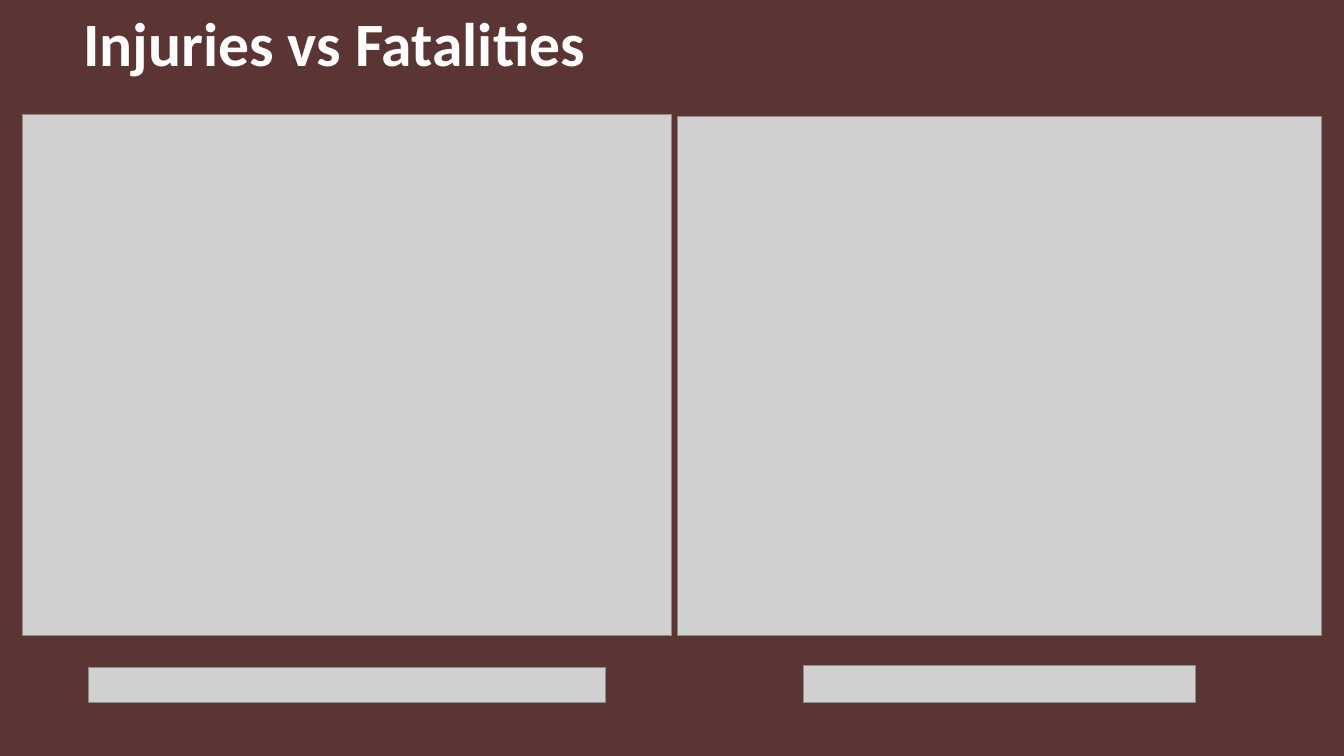
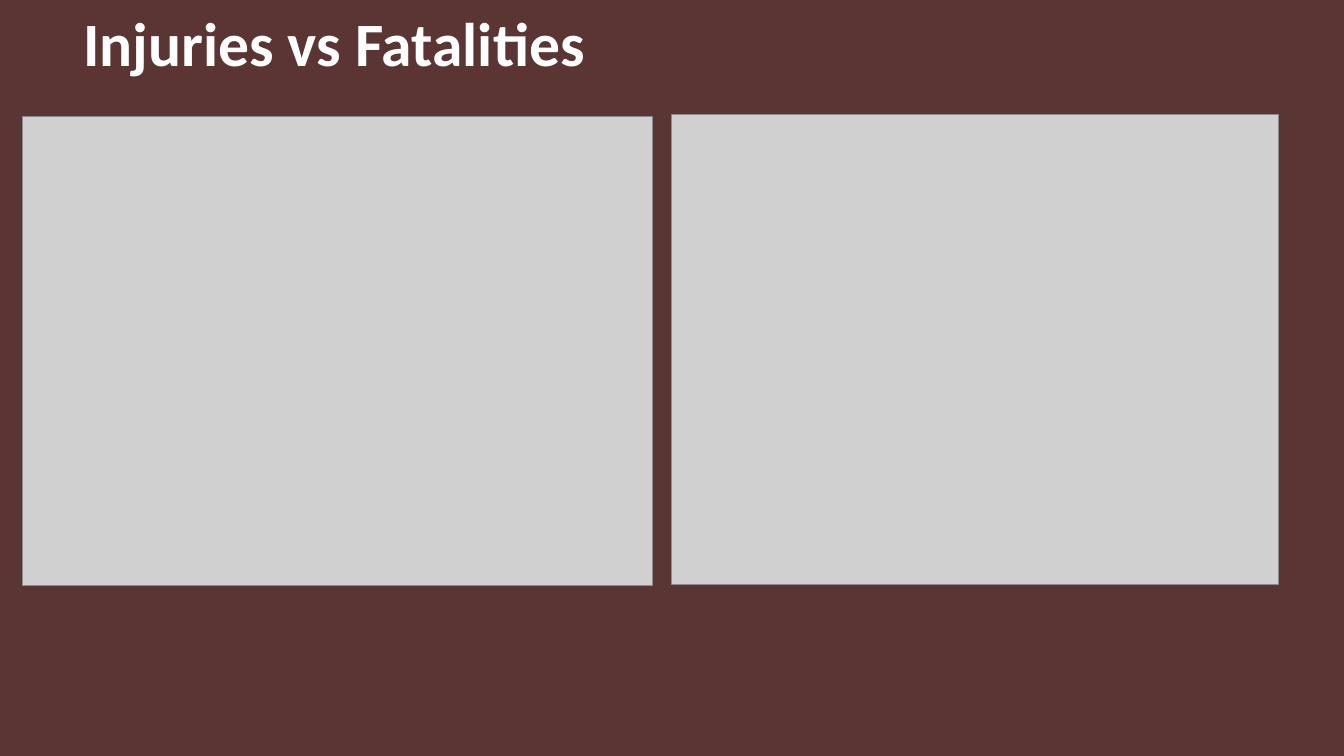
Before and after one commit to Pythorium-Quartet/Motor-Vehicle-Collison-Analysis, a slide deck: slide 6 of New York City Traffic Analysis.pptx. Drawn at 1344x756 pixels with LibreOffice and Linux fonts; fonts in the diff are those of the drawing; grey boxes stand for pictures; background and template pictures are left out. Boxes give left, top, right and bottom in pixels: in the first picture for what was removed or moved away, otherwise in the second. Text is boxed around its words. In the diff, an @@ line names an element or a change of style, - is before the commit and + after.

```diff
--- a/New York City Traffic Analysis.pptx
+++ b/New York City Traffic Analysis.pptx
@@ picture: place and size @@
-picture at (22, 115, 671, 635)
+picture at (22, 116, 652, 585)
@@ picture: place and size @@
-picture at (678, 116, 1322, 635)
+picture at (673, 115, 1279, 585)
@@ picture removed at (89, 667, 605, 703) @@
@@ picture removed at (804, 666, 1196, 703) @@
```
Also in this commit, not shown: 4 other slides changed, 1 other file.
